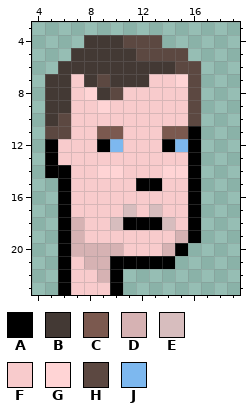
A pixel-art sprite gets an edit: business/elon_musk.png. Above: the version before the commit.
The file is 24x24 pixels. Colours within 5 levels of each other are drawn and written as one. Shown: x 4..19, y 3..23.
Palette (. is transparent): A #000000  B #433934  C #7b594f  D #d6b2b3  E #d7bdbe  F #f8cbcc  G #ffd4d5  H #5c4841  J #7db8ef
Pixels before, first column x 5:
 4 ...BBBHHH...
 5 ..BBBBBHHHH.
 6 .BBBBBBBBBHH
 7 BBFBHBBBFFGH
 8 BBFGBHFFFFFH
 9 BBFFGFFFFFFH
10 BHFFFFFFFFFH
11 HHFFCCFFFCCA
12 AFFFAJFFFAJA
13 AFFFFFFFFFFA
14 AAFFGGFFFGGA
15 .AFFFFFAAFFA
16 .AFFFFFFFFFA
17 .AFFFFEFEFFA
18 .ADFFEAAAEFA
19 .ADFFFFFFFDA
20 .ADDDDFFFDA.
21 .AFDDAAAAA..
22 .AFFDA......
23 .AFFFA......
The result:
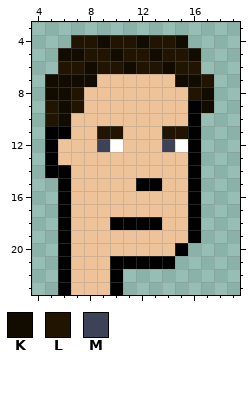
Colours new in this view: K #110b00  L #211400  M #3d4256
What changed:
colour F: #f8cbcc -> #eec39a
colour J: #7db8ef -> #ffffff
Changed rows in their new state; - is a pixel that keeps its letter.
first column x 5:
 4 --LLKLLKLLK--
 5 -KKLLKLLKLLK-
 6 -LLKLLKLLKLL-
 7 KKKKFFFF--KKL
 8 KKLFFF-----LK
 9 LKL-F------AK
10 LK---------A-
11 AA--LL---LL--
12 ----M----M---
14 ----FF---FF--
17 ------F-F----
18 --F--A---F---
19 --F-------F--
20 --FFFF---F---
21 ---FF--------
22 ----F--------
Boxes around the changes in both pictures, in picture pixels (x1, y1, x2, y2):
changed: (45, 35, 214, 295)
